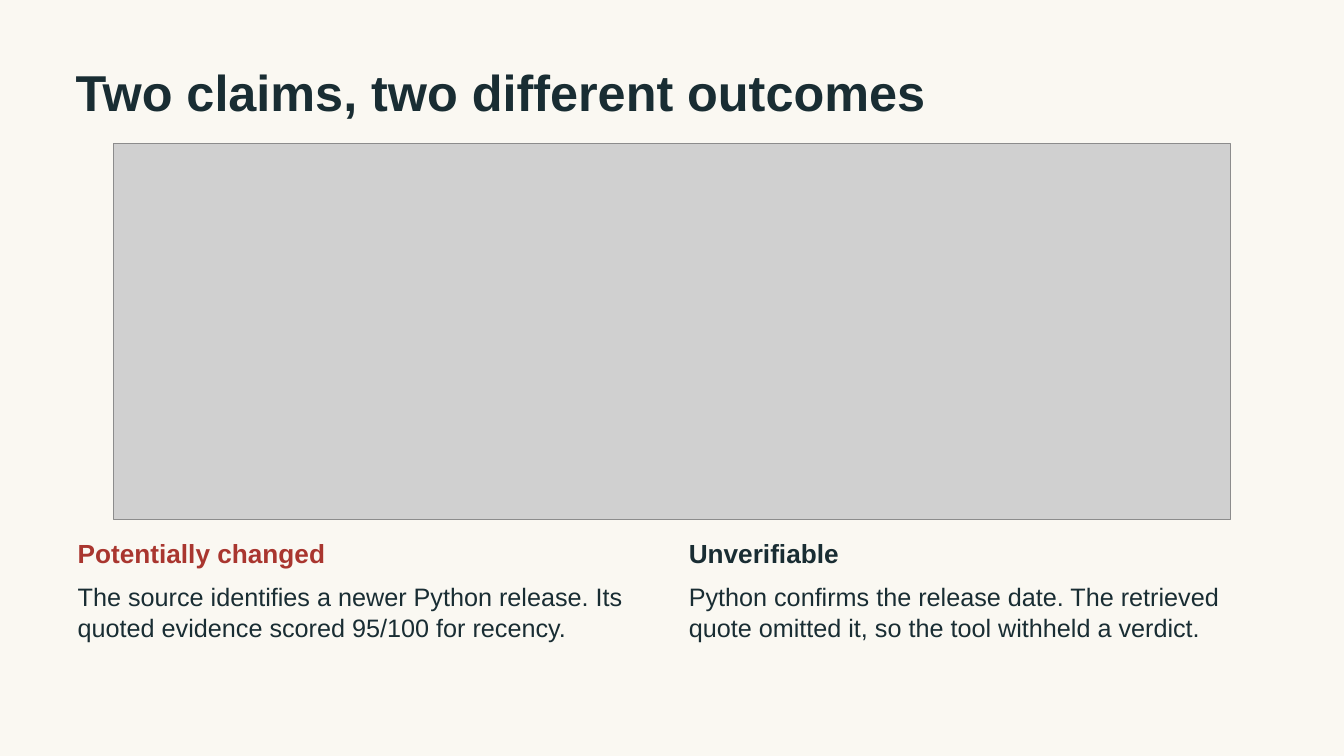
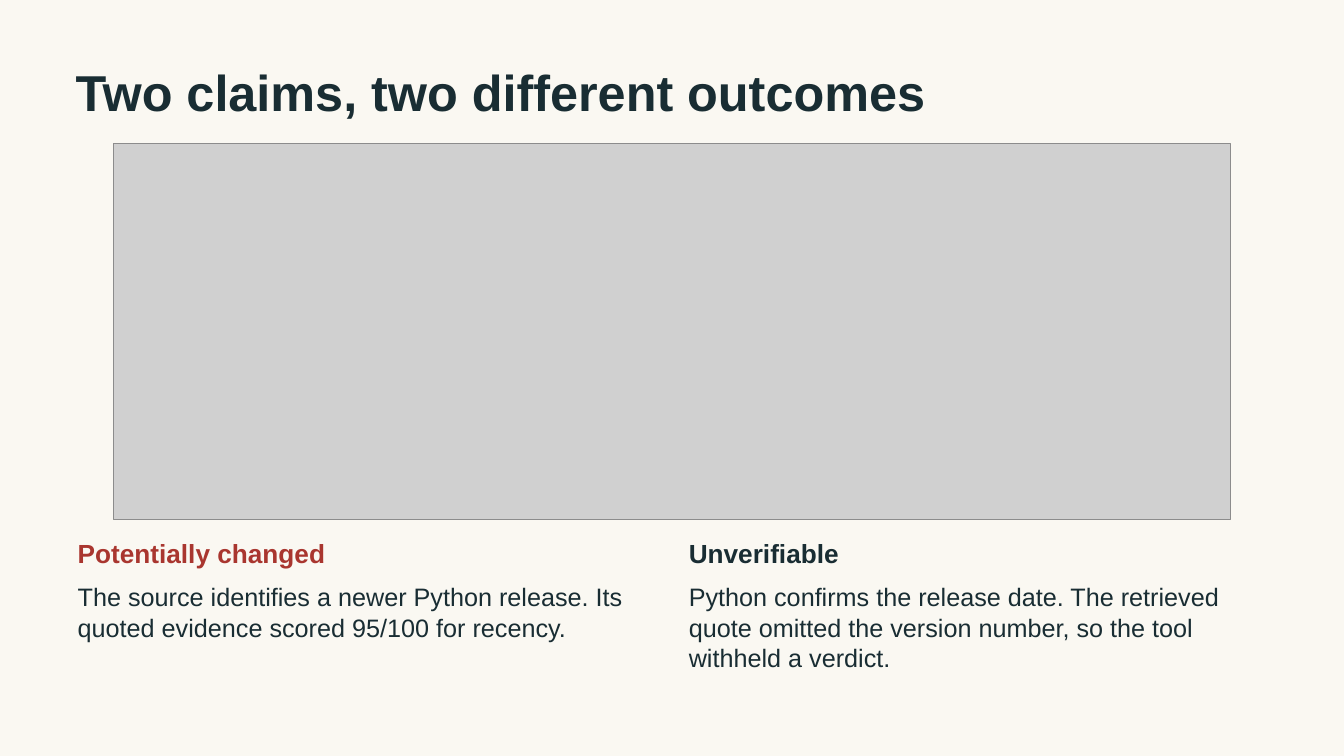
Before and after one commit to vishwateja8483/Tavily-StaleCheck, a slide deck: slide 3 of docs/pitch/StaleCheck-PS06.pptx. Drawn at 1344x756 pixels with LibreOffice and Linux fonts; fonts in the diff are those of the drawing; grey boxes stand for pictures. Boxes give left, top, right and bottom in pixels: in the first picture for what was removed or moved away, otherwise in the second. Text is boxed around its words. In the diff, an @@ line names an element or a change of style, - is before the commit and + after.

```diff
--- a/docs/pitch/StaleCheck-PS06.pptx
+++ b/docs/pitch/StaleCheck-PS06.pptx
@@ text at (x1=689, y1=587, x2=1219, y2=668): text changed @@
-Python confirms the release date. The retrieved quote omitted it, so the tool withheld a verdict.
+Python confirms the release date. The retrieved quote omitted the version number, so the tool withheld a verdict.
```
Also in this commit, not shown: 2 other files.
